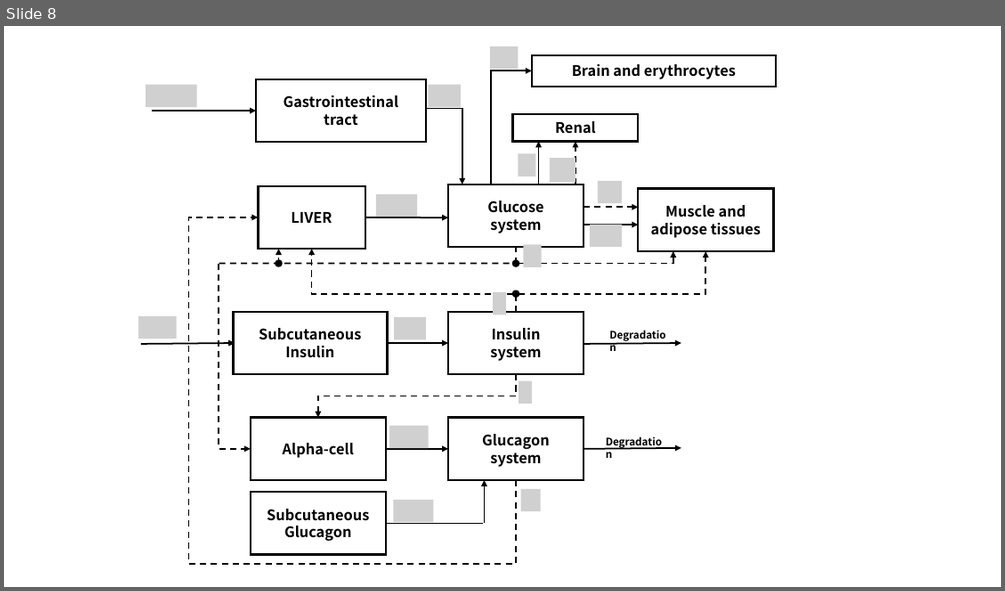
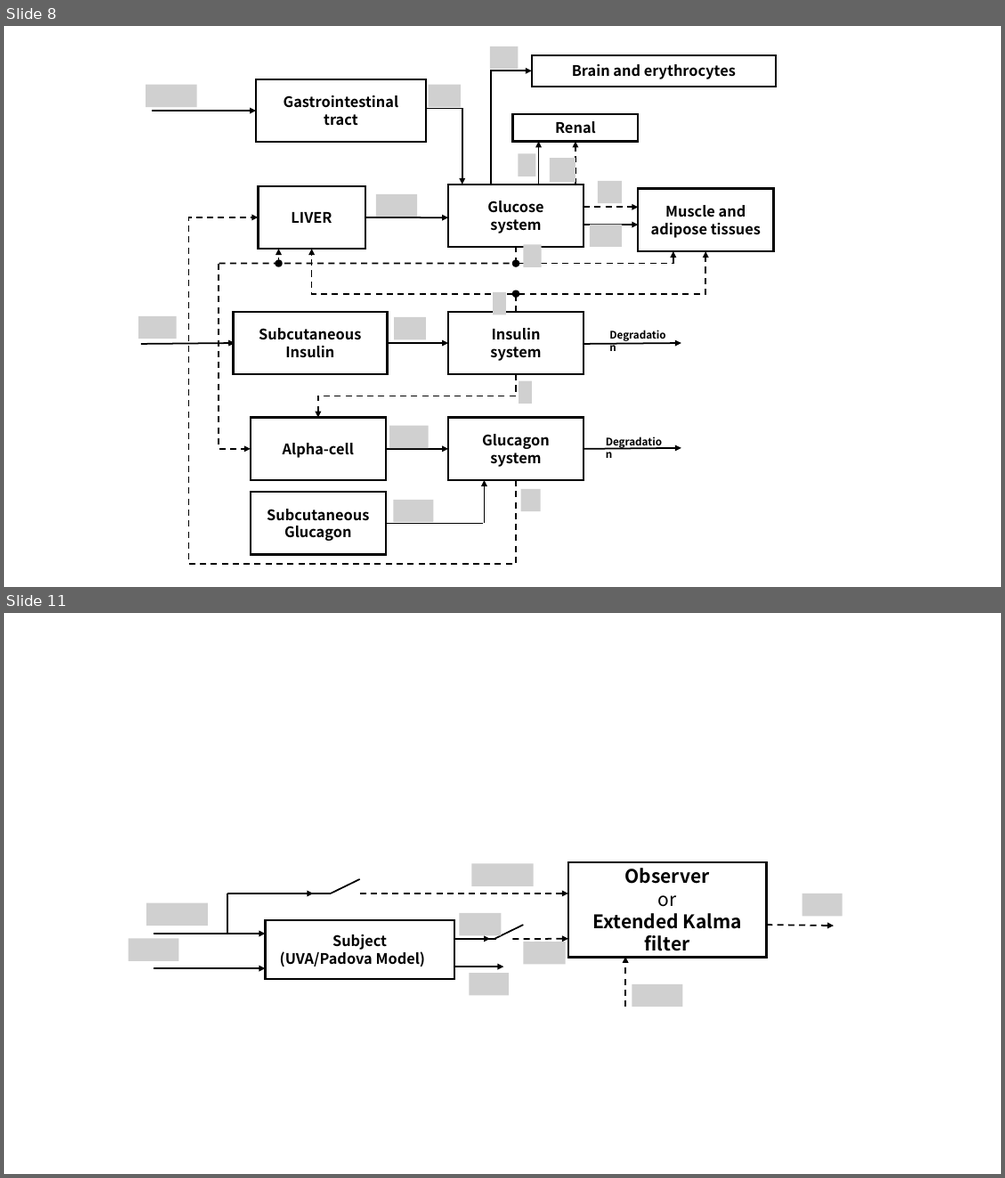
Before and after one commit to res4253/CPHS, a slide deck: fig.pptx. Shown one above the other, each under a label of ours: slide 8 before the commit, slides 8 and 11 after it; the slides between them are not shown. The pictures are 1005x591 and 1005x1178 pixels, drawn with LibreOffice and Linux fonts; fonts in the diff are those of the drawing; grey boxes stand for pictures. Boxes give left, top, right and bottom in pixels: in the first picture for what was removed or moved away, otherwise in the second. Text is boxed around its words. In the diff, an @@ line names an element or a change of style, - is before the commit and + after.

```diff
--- a/fig.pptx
+++ b/fig.pptx
@@ slide 11 added at [4,613,1001,1174], background #FFFFFF @@
@@ line added from (331, 893) to (360, 879), #000000 1.5 pt @@
@@ picture added at [471,863,534,886] @@
@@ rectangle added at [568,862,767,957], fill #FFFFFF, outline #000000 2 pt, 18 pt, text #000000, bold @@
+Observer
+or
+Extended Kalma filter
@@ picture added at [146,903,208,925] @@
@@ arrow added from (227, 893) to (313, 893), #000000 1.5 pt @@
@@ line added from (227, 893) to (227, 933), #000000 1.5 pt @@
@@ line added from (296, 893) to (331, 893), #000000 1.5 pt @@
@@ arrow added from (360, 893) to (568, 893), #000000 1.5 pt dashed @@
@@ picture added at [802,893,842,916] @@
@@ rectangle added at [265,920,454,979], fill #FFFFFF, outline #000000 2 pt, 14 pt, text #000000, bold @@
+Subject
+(UVA/Padova Model)
@@ picture added at [460,913,502,935] @@
@@ line added from (494, 939) to (524, 925), #000000 1.5 pt @@
@@ arrow added from (767, 925) to (834, 925), #000000 1.5 pt dashed @@
@@ picture added at [128,938,179,961] @@
@@ arrow added from (154, 933) to (265, 933), #000000 1.5 pt @@
@@ arrow added from (454, 939) to (490, 939), #000000 1.5 pt @@
@@ line added from (460, 938) to (496, 938), #000000 1.5 pt @@
@@ arrow added from (512, 939) to (568, 938), #000000 1.5 pt dashed @@
@@ picture added at [524,941,566,964] @@
@@ arrow added from (625, 1006) to (625, 957), #000000 1.5 pt dashed @@
@@ arrow added from (154, 968) to (265, 968), #000000 1.5 pt @@
@@ arrow added from (454, 966) to (503, 966), #000000 1.5 pt @@
@@ picture added at [469,973,509,995] @@
@@ picture added at [632,984,683,1006] @@
```
Also in this commit, not shown: 1 slide changed, 3 other slides added, 4 slides removed, 3 other files.
